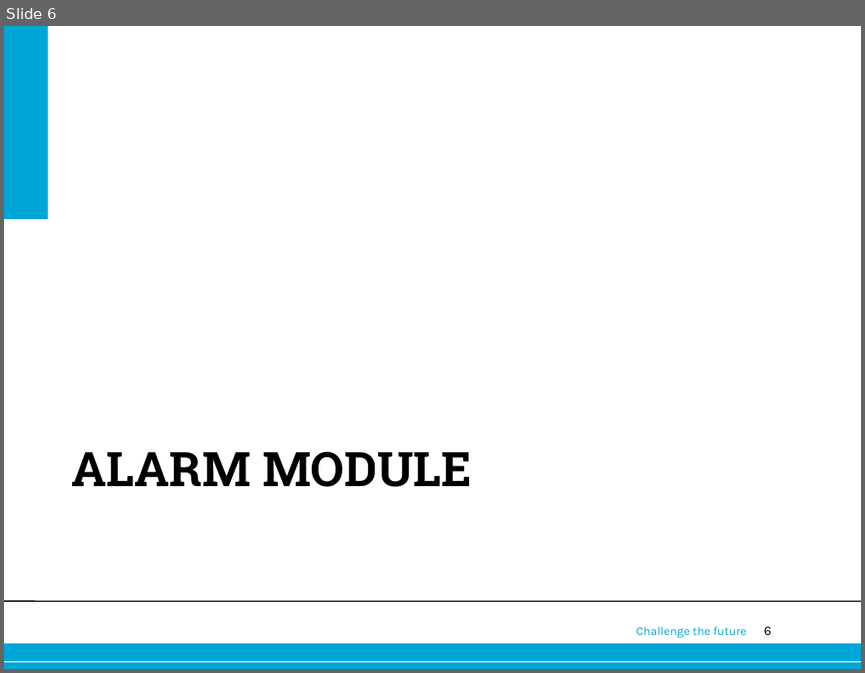
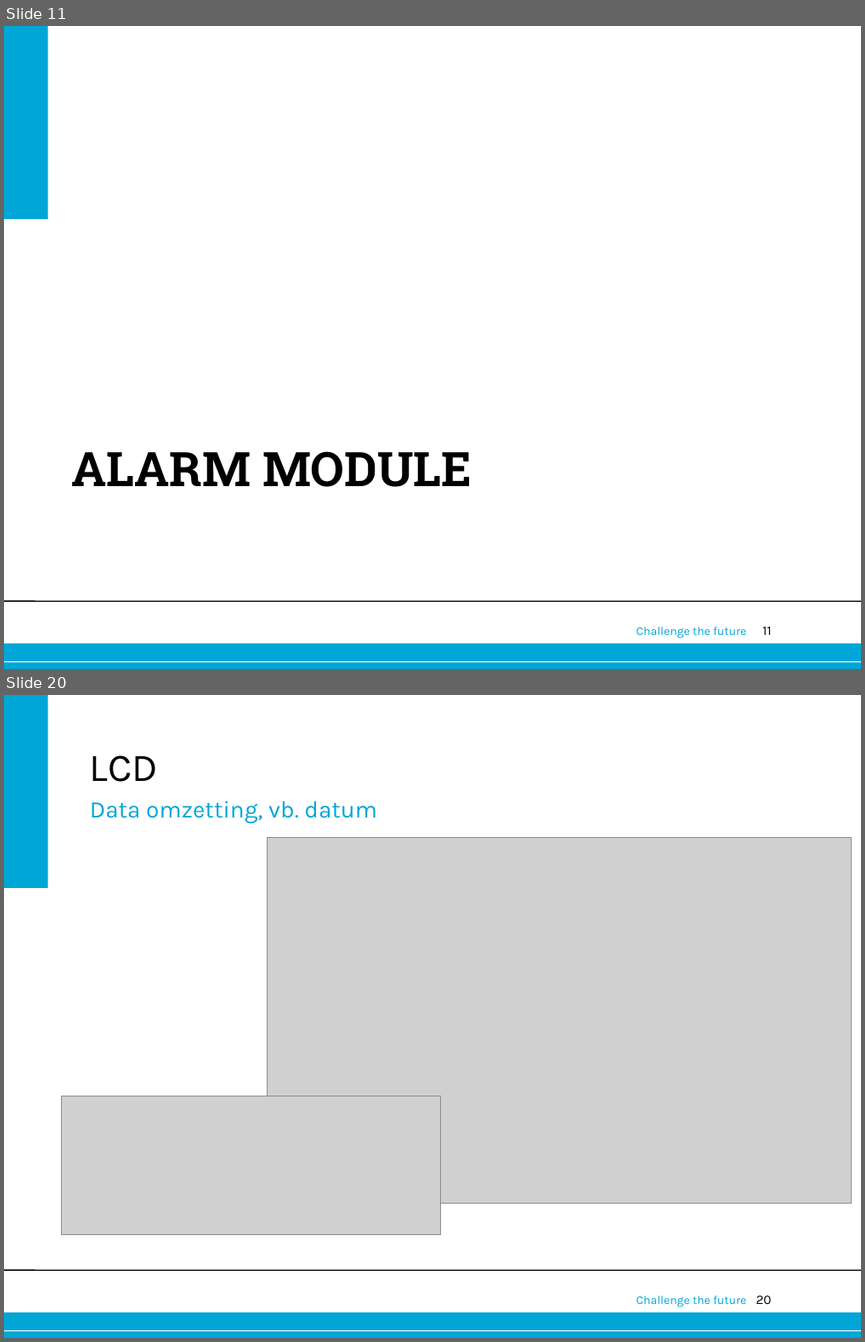
Before and after one commit to Alex-Oudsen/EPO-3, a slide deck: Presentatie/Presentatie groep A1.pptx. Shown one above the other, each under a label of ours: slide 6 before the commit, slides 11 and 20 after it; the slides between them are not shown. The pictures are 865x673 and 865x1342 pixels, drawn with LibreOffice and Linux fonts; fonts in the diff are those of the drawing; grey boxes stand for pictures; background and template pictures are left out. Boxes give left, top, right and bottom in pixels: in the first picture for what was removed or moved away, otherwise in the second. Text is boxed around its words. In the diff, an @@ line names an element or a change of style, - is before the commit and + after.

```diff
--- a/Presentatie/Presentatie groep A1.pptx
+++ b/Presentatie/Presentatie groep A1.pptx
@@ slide 20 added at [4, 695, 861, 1338], background #FFFFFF; not listed: 6 template elements that a slide beside it also shows @@
@@ title added at [90, 755, 158, 782], 33 pt, text #000000 @@
+LCD
@@ text added at [90, 800, 377, 823], 20 pt, text #00A6D6 @@
+Data omzetting, vb. datum
@@ picture added at [267, 837, 851, 1203] @@
@@ picture added at [62, 1096, 440, 1234] @@
@@ what was slide 6 is now slide 11 @@
@@ page number at [762, 626, 771, 635]: text changed @@
-6
+11
```
Also in this commit, not shown: 14 other slides added, 4 slides removed.
